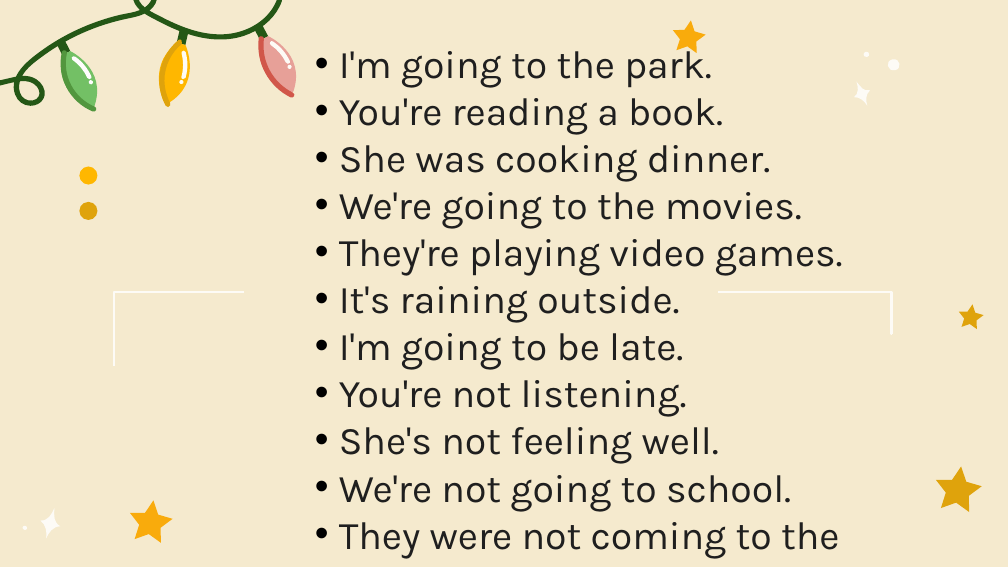
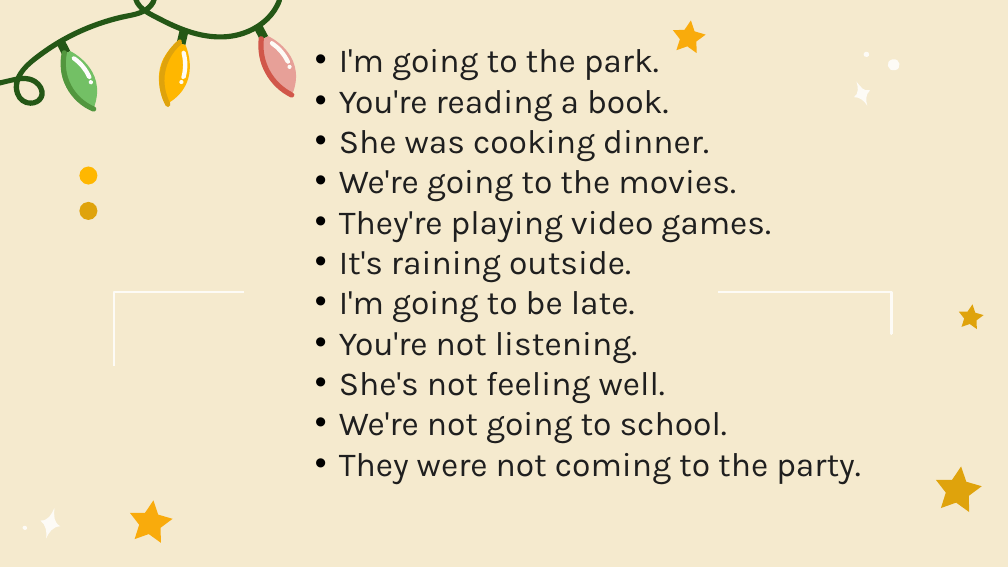
Before and after one commit to SENGHAKCHHUN/TERM3, a slide deck: slide 8 of GRAMMAR/Echo Questions.pptx. Drawn at 1008x567 pixels with LibreOffice and Linux fonts; fonts in the diff are those of the drawing. Boxes give left, top, right and bottom in pixels: in the first picture for what was removed or moved away, otherwise in the second. Text is boxed around its words. In the diff, an @@ line names an element or a change of style, - is before the commit and + after.

```diff
--- a/GRAMMAR/Echo Questions.pptx
+++ b/GRAMMAR/Echo Questions.pptx
@@ text "I'm going to the park." at [339,49,861,484]: size 28 to 24 pt @@
```
Also in this commit, not shown: 54 other files.
